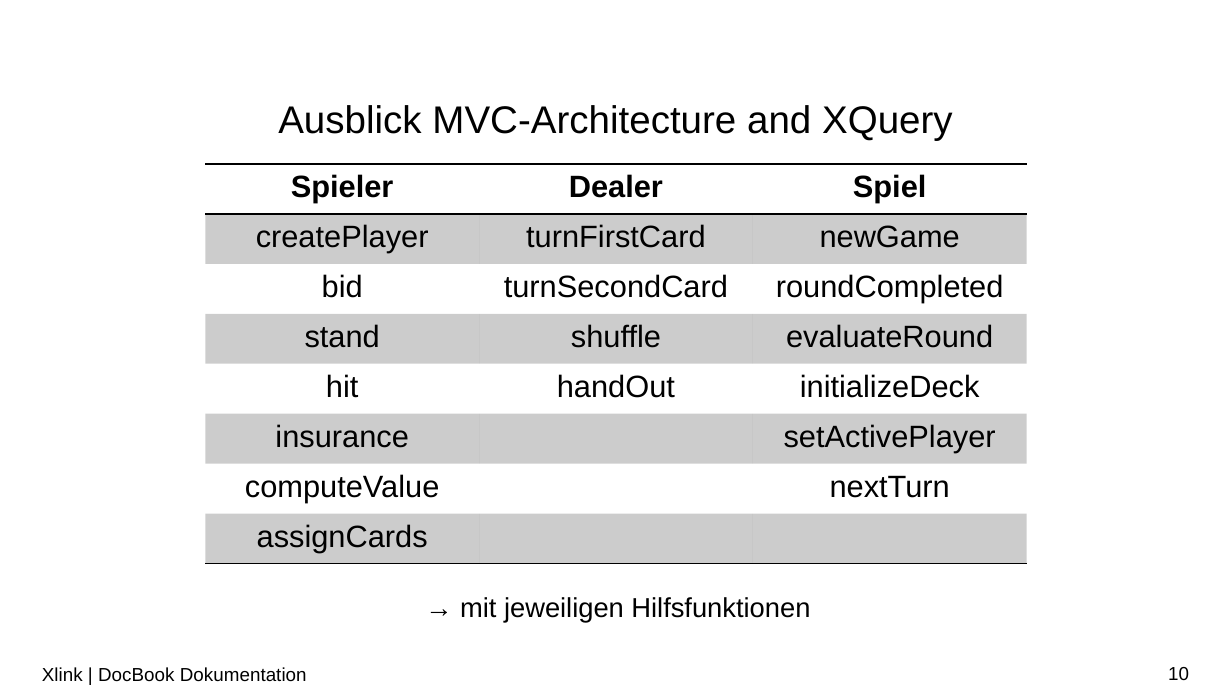
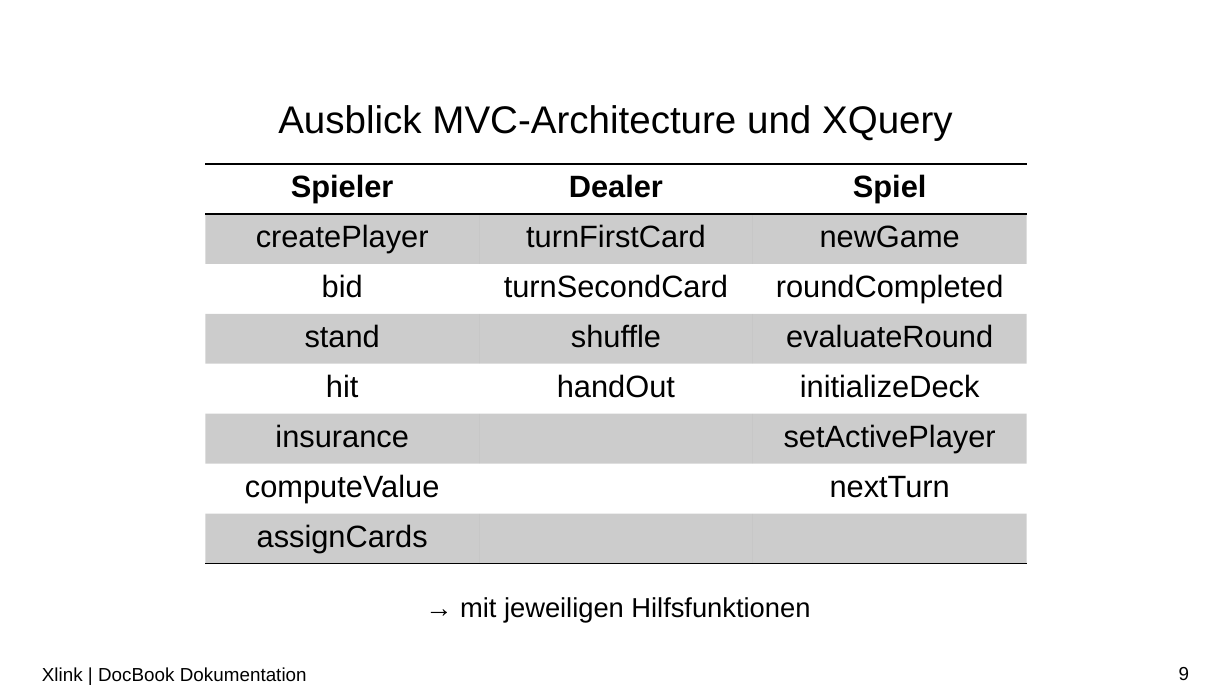
Before and after one commit to LorenzoBrazzi-zz/XML_Praktikum, a slide deck: slide 9 of Präsentationen/PP_notenbonus v2.pptx (slide 10 before the commit). Drawn at 1232x693 pixels with LibreOffice and Linux fonts; fonts in the diff are those of the drawing; background and template pictures are left out. Boxes give left, top, right and bottom in pixels: in the first picture for what was removed or moved away, otherwise in the second. Text is boxed around its words. In the diff, an @@ line names an element or a change of style, - is before the commit and + after.

```diff
--- a/Präsentationen/PP_notenbonus v2.pptx
+++ b/Präsentationen/PP_notenbonus v2.pptx
@@ title at bbox=[278, 105, 953, 141]: text changed @@
-Ausblick MVC-Architecture and XQuery
+Ausblick MVC-Architecture und XQuery
@@ page number at bbox=[1179, 667, 1189, 680]: text changed @@
-10
+9
```
Also in this commit, not shown: 4 other slides changed, 1 slide removed, 1 other file.
